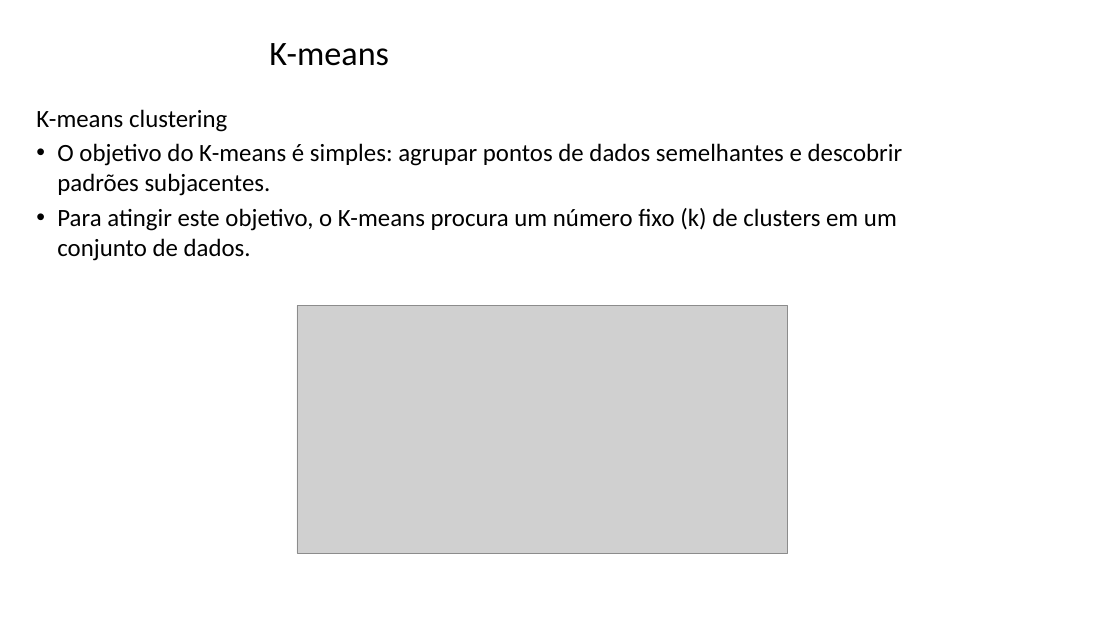
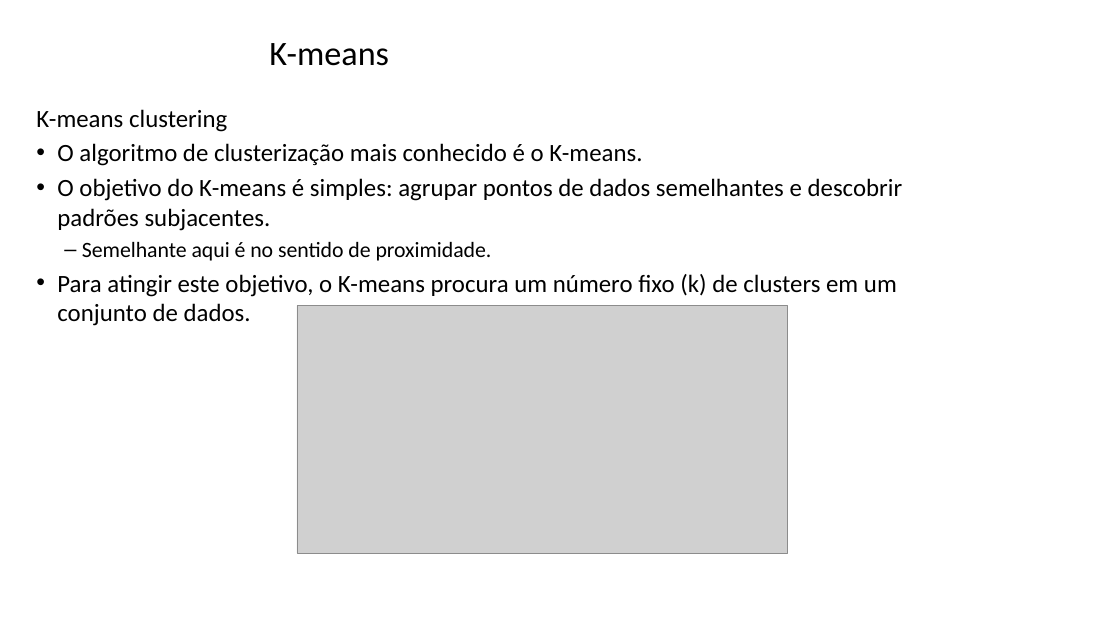
Before and after one commit to zz4fap/tp557-iot-ml, a slide deck: slide 9 of slides/TP557_16_detecção_de_anomalias.pptx (slide 7 before the commit). Drawn at 1120x630 pixels with LibreOffice and Linux fonts; fonts in the diff are those of the drawing; grey boxes stand for pictures; background and template pictures are left out. Boxes give left, top, right and bottom in pixels: in the first picture for what was removed or moved away, otherwise in the second. Text is boxed around its words. In the diff, an @@ line names an element or a change of style, - is before the commit and + after.

```diff
--- a/slides/TP557_16_detecção_de_anomalias.pptx
+++ b/slides/TP557_16_detecção_de_anomalias.pptx
@@ text at box(57, 143, 642, 166): paragraph added @@
+• O algoritmo de clusterização mais conhecido é o K-means.
@@ text at box(82, 242, 492, 261): paragraph added @@
+  – Semelhante aqui é no sentido de proximidade.
```
Also in this commit, not shown: 6 other slides changed, 3 slides added.
